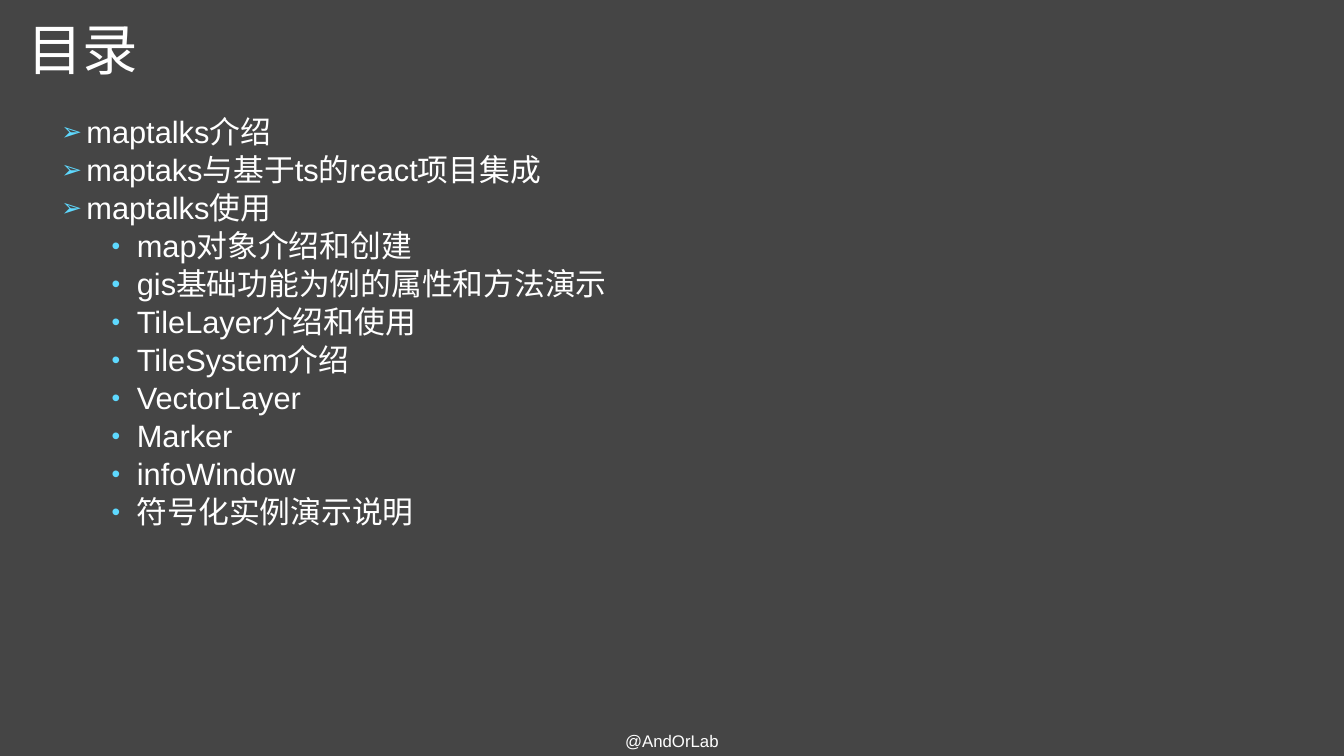
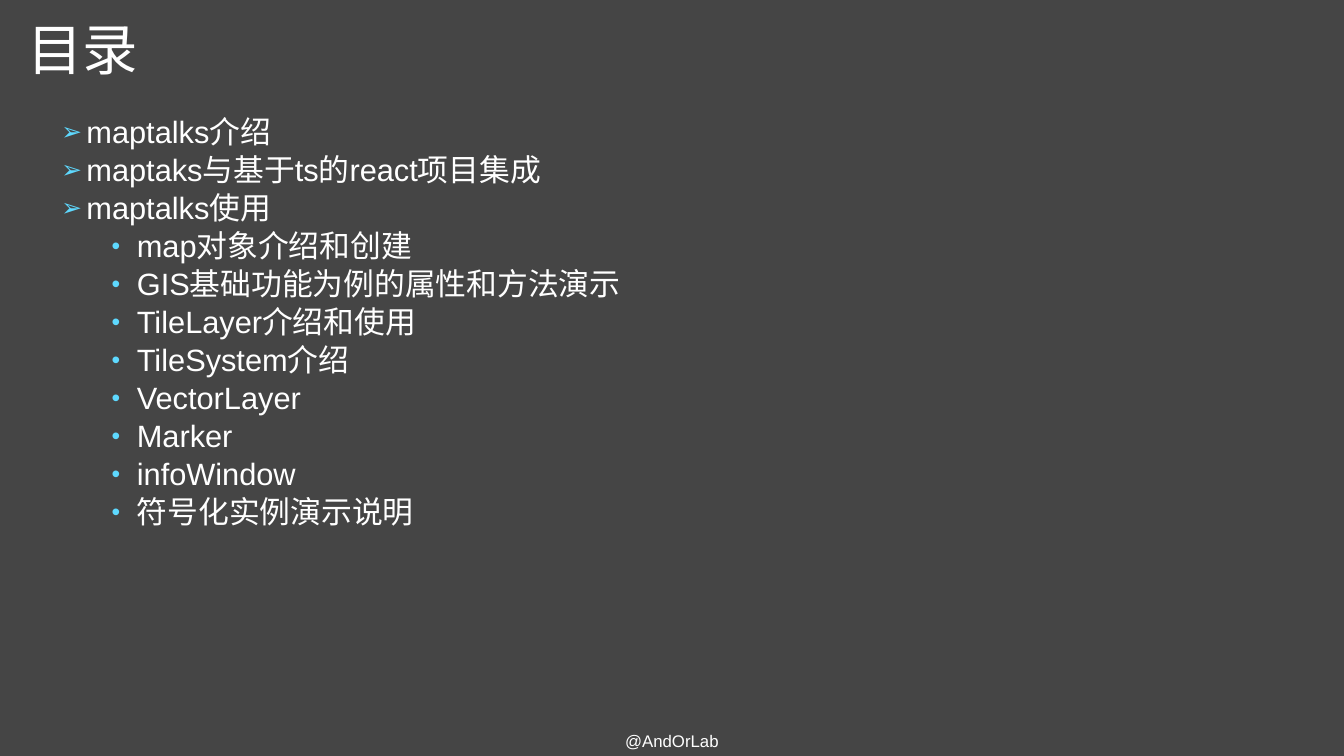
Before and after one commit to AndorLab/TodoList, a slide deck: slide 2 of contents/2018-11-14-杜秀秀/maptalks使用基础.pptx. Drawn at 1344x756 pixels with LibreOffice and Linux fonts; fonts in the diff are those of the drawing. Boxes give left, top, right and bottom in pixels: in the first picture for what was removed or moved away, otherwise in the second. Text is boxed around its words. In the diff, an @@ line names an element or a change of style, - is before the commit and + after.

```diff
--- a/contents/2018-11-14-杜秀秀/maptalks使用基础.pptx
+++ b/contents/2018-11-14-杜秀秀/maptalks使用基础.pptx
@@ text at (x1=137, y1=271, x2=620, y2=298): text changed @@
-  • gis基础功能为例的属性和方法演示
+  • GIS基础功能为例的属性和方法演示
```
Also in this commit, not shown: 7 other slides changed, 3 slides added.
